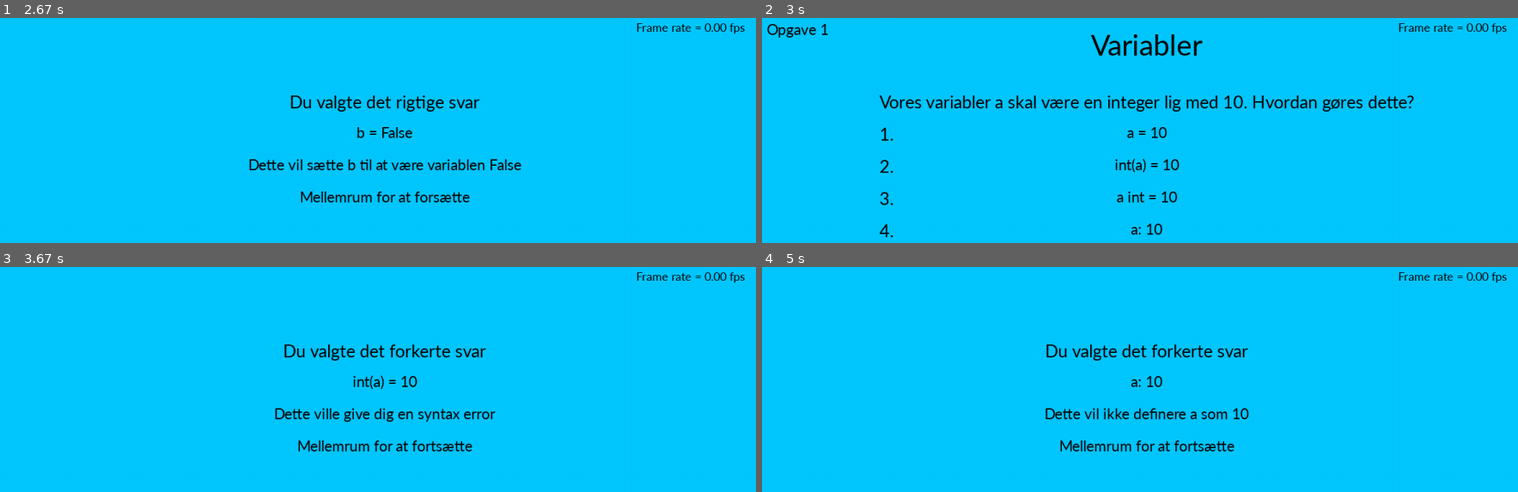
Above: before the commit, frames 1-4 (two rows, left to right).
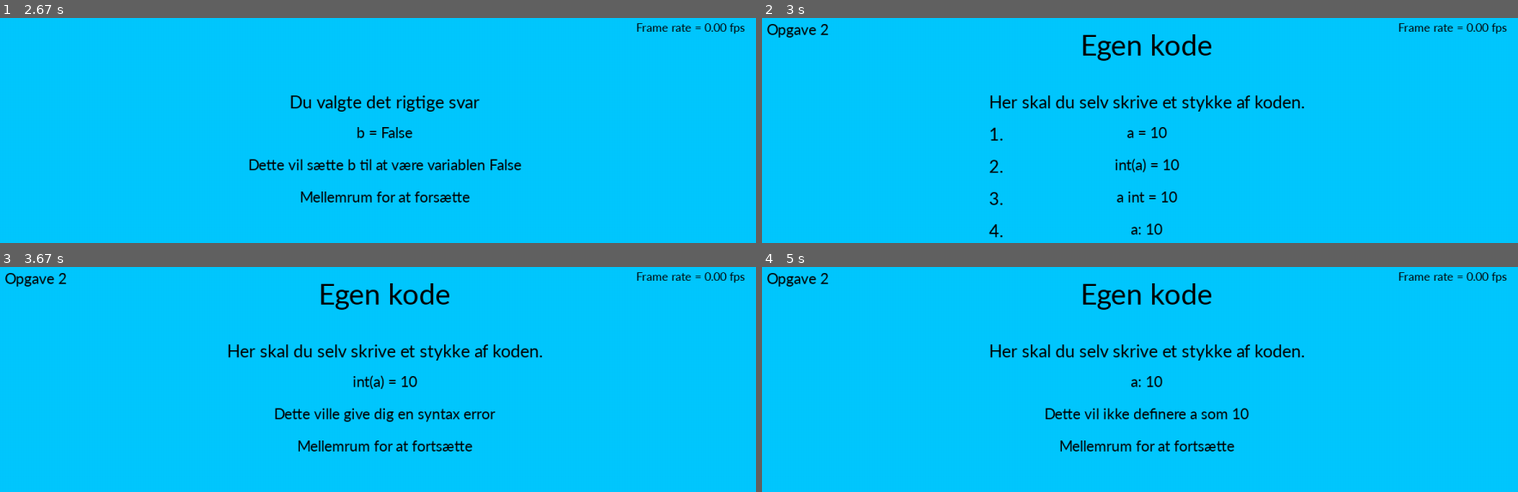
Above: after the commit, the same moments.

Repository: ViktorRindom/TurtleClone
Game: pygame game, started from somethingspil.py
Two runs of this game, one before a commit and one after it. Both use one fixed random seed, a clock stepped at 60 frames per second and the inputs below.
Inputs:
- Up to frame 1 (2.67 s): tap Space at 0.33, 1.07, 1.37 s; tap 1 at 0.67 s; tap 3 at 2.33 s
- Up to frame 2 (3 s): tap Space at 2.73 s
- Up to frame 3 (3.67 s): tap Space at 3.03 s; tap 2 at 3.57 s
- Up to frame 4 (5 s): tap Space at 3.97, 4.27 s; tap 4 at 4.73 s

Frame 1 is identical in both runs. In frame 2, 3.5% of the frame differs, in the area x 7-87%, y 2-98%; in frame 3, 2.2%; in frame 4, 2.2%.

Commit message:
Update somethingspil.py

Diff:
--- a/somethingspil.py
+++ b/somethingspil.py
@@ -31,6 +31,7 @@
     ksvar = False
     o_1 = False
     o_2 = False
+    o_3 = False
     h = "Velkommen til vores spil"
     q = "Tryk mellemrum for at forsætte"
 
@@ -189,6 +190,10 @@
                 b = "b = true"
                 c = "b = False"
                 d = "b = 0"
+            if o_3 == True and ksvar == False:
+                o = "Opgave 2"
+                h = "Egen kode"
+                q = "Her skal du selv skrive et stykke af koden."
             if keys[pygame.K_SPACE] and intro == False:
                 o = "Information"
                 h = "Intro"
